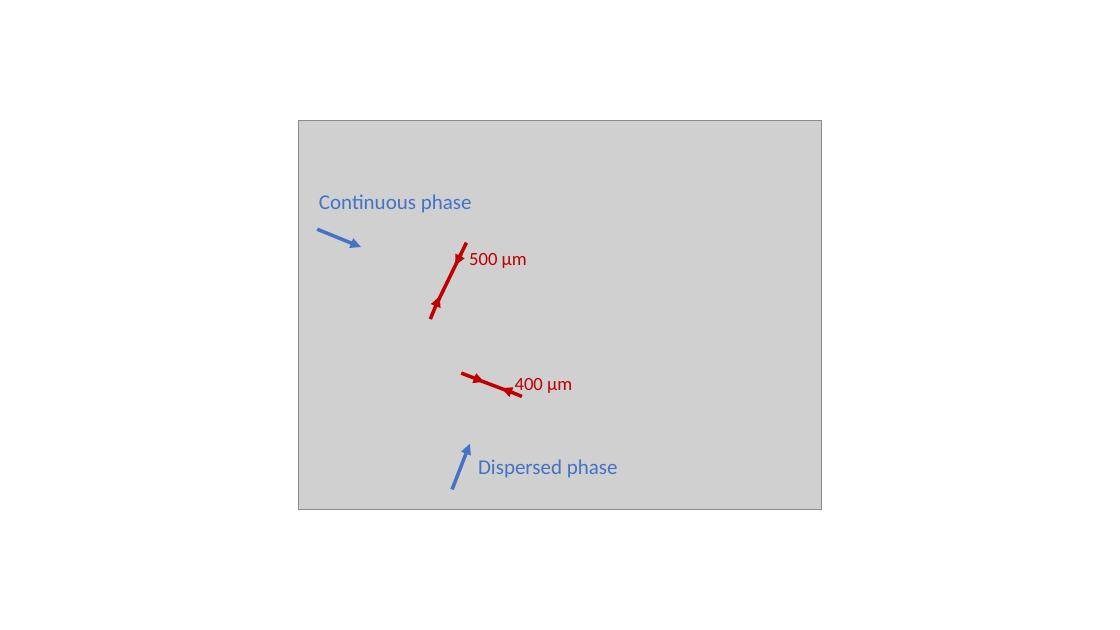
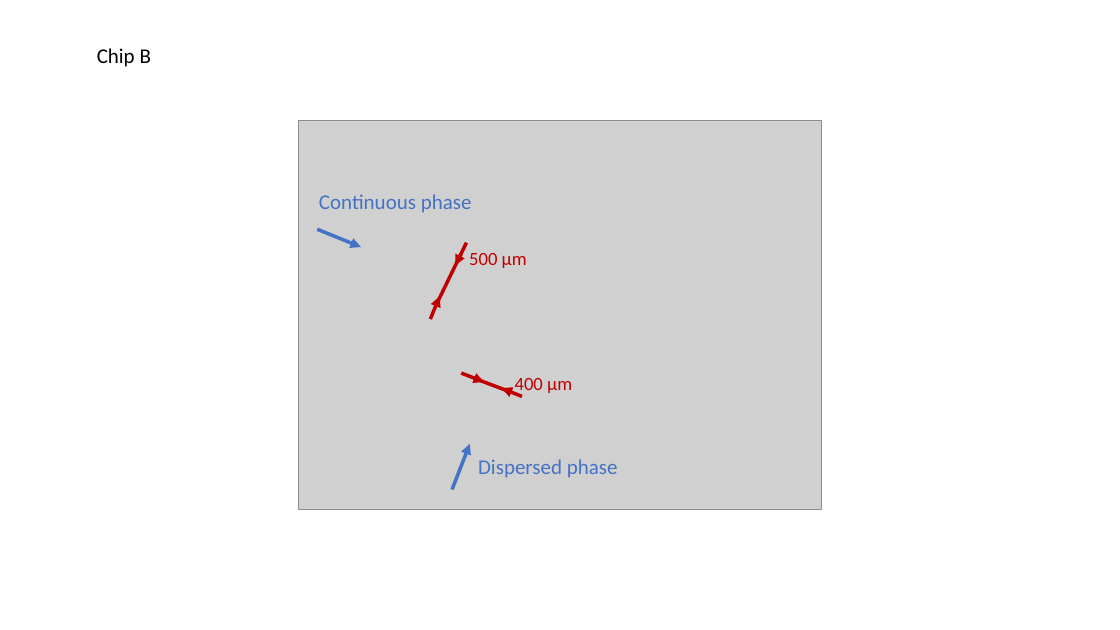
Before and after one commit to AlessandroLovo/T-junction, a slide deck: slide 7 of Report/Figures.pptx (slide 6 before the commit). Drawn at 1120x630 pixels with LibreOffice and Linux fonts; fonts in the diff are those of the drawing; grey boxes stand for pictures. Boxes give left, top, right and bottom in pixels: in the first picture for what was removed or moved away, otherwise in the second. Text is boxed around its words. In the diff, an @@ line names an element or a change of style, - is before the commit and + after.

```diff
--- a/Report/Figures.pptx
+++ b/Report/Figures.pptx
@@ text added at (97,48,151,67), 18 pt, text #000000 @@
+Chip B
```
Also in this commit, not shown: 2 slides added, 14 other files.
